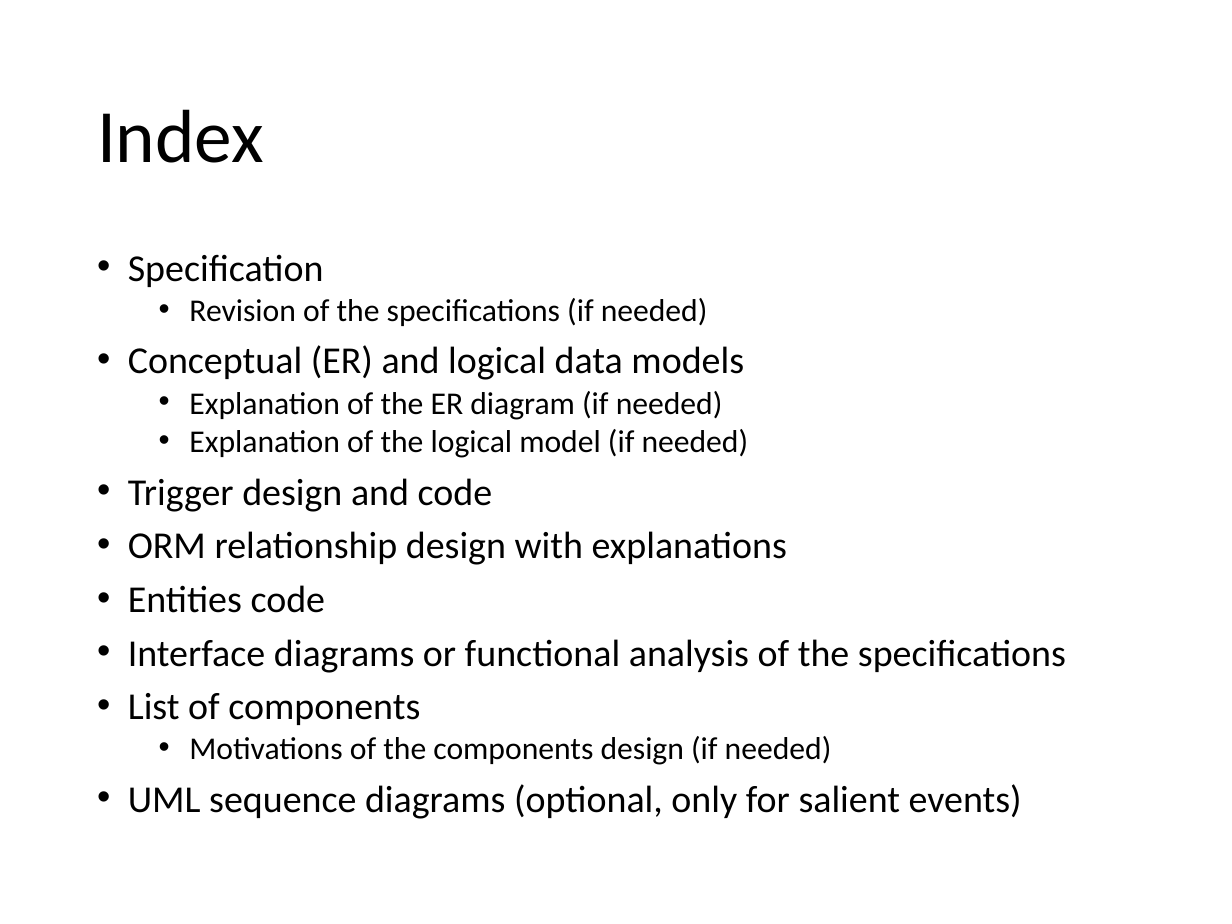
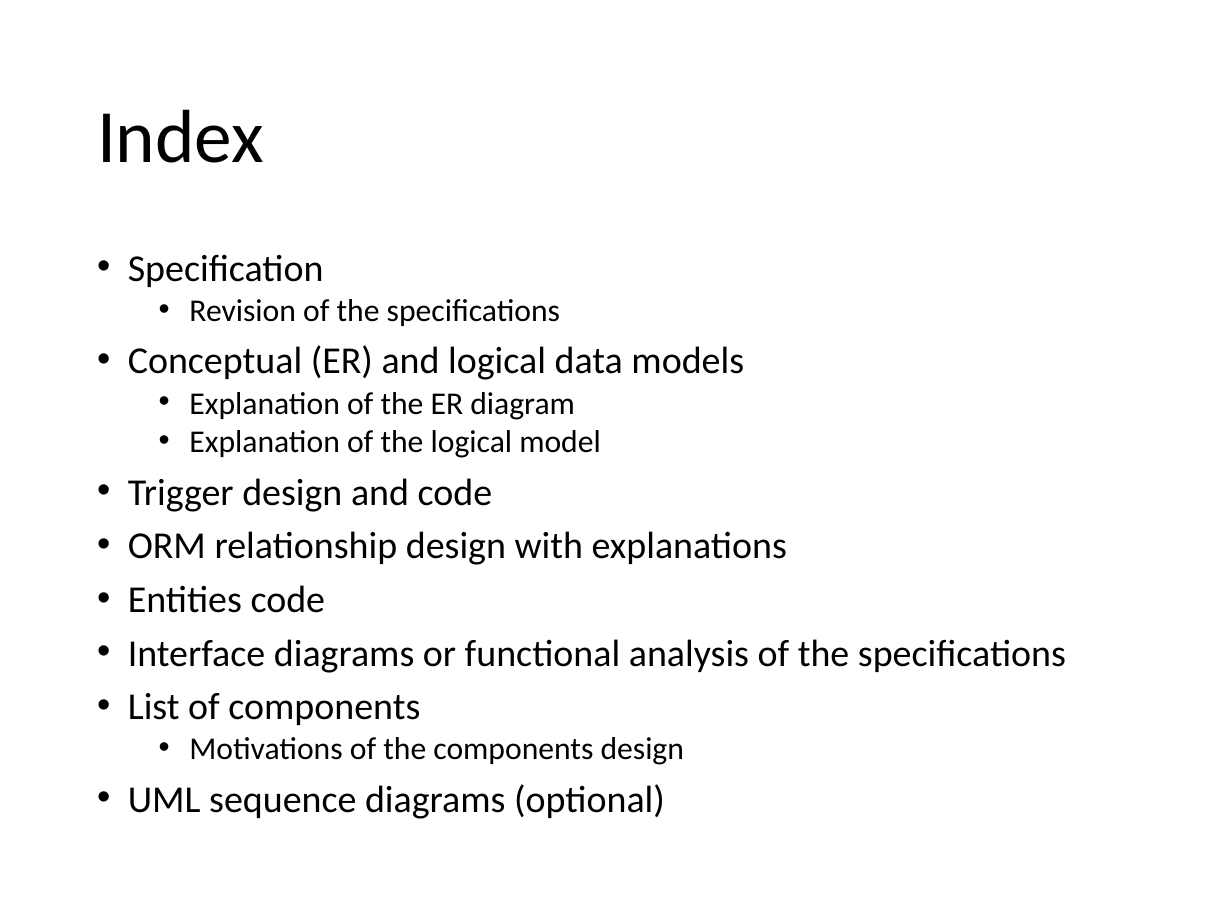
Before and after one commit to marcozetaa/TelcoService, a slide deck: slide 2 of UML/Presentation.pptx. Drawn at 1232x924 pixels with LibreOffice and Linux fonts; fonts in the diff are those of the drawing. Boxes give left, top, right and bottom in pixels: in the first picture for what was removed or moved away, otherwise in the second. Text is boxed around its words. In the diff, an @@ line names an element or a change of style, - is before the commit and + after.

```diff
--- a/UML/Presentation.pptx
+++ b/UML/Presentation.pptx
@@ text at [189,299,560,326]: text changed @@
-  • Revision of the specifications (if needed)
+  • Revision of the specifications
@@ text at [189,392,601,458]: text changed @@
-  • Explanation of the ER diagram (if needed)
-  • Explanation of the logical model (if needed)
+  • Explanation of the ER diagram
+  • Explanation of the logical model
@@ text at [128,737,684,819]: text changed; size 22.2 to 18.5 pt @@
-  • Motivations of the components design (if needed)
-• UML sequence diagrams (optional, only for salient events)
+  • Motivations of the components design
+• UML sequence diagrams (optional)
```
Also in this commit, not shown: 3 other slides changed, 10 other files.
